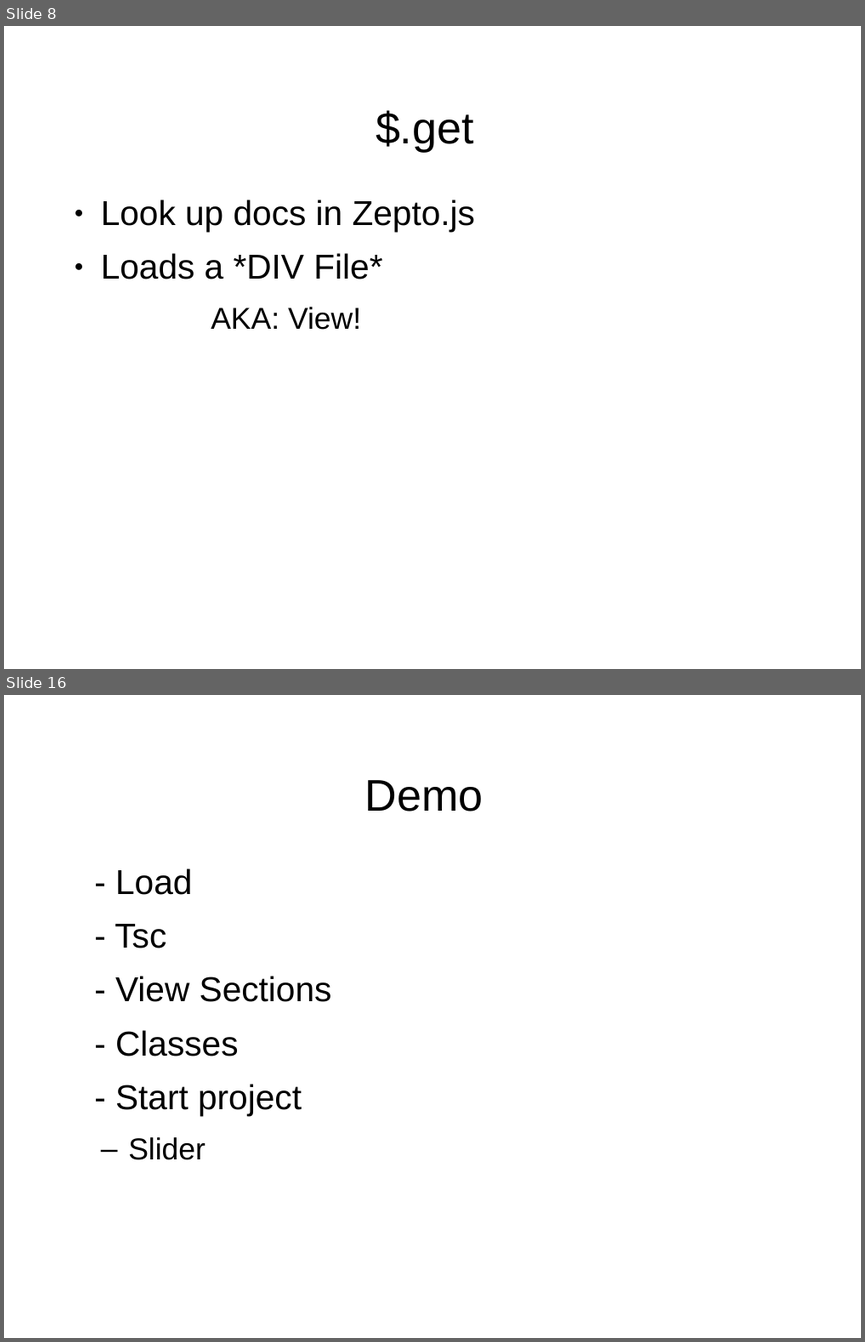
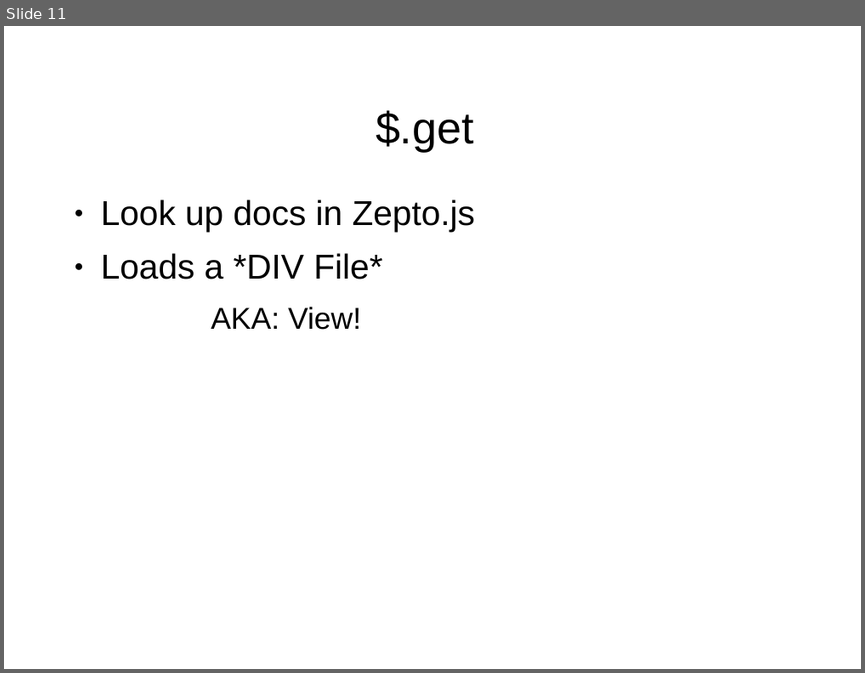
Before and after one commit to shawea/blueGrass, a slide deck: trainTheTrainer/short.odp. Shown one above the other, each under a label of ours: slides 8 and 16 before the commit, slide 11 after it; the slides between them are not shown. The pictures are 865x1342 and 865x673 pixels, drawn with LibreOffice and Linux fonts; fonts in the diff are those of the drawing; background and template pictures are left out. Boxes give left, top, right and bottom in pixels: in the first picture for what was removed or moved away, otherwise in the second. Text is boxed around its words. In the diff, an @@ line names an element or a change of style, - is before the commit and + after.

Commit message:
ready for short demo

```diff
--- a/trainTheTrainer/short.odp
+++ b/trainTheTrainer/short.odp
@@ slide 16 removed at [4,695,861,1338], background picture (left out) @@
@@ title removed at [365,780,483,811] @@
-Demo
@@ text removed at [114,868,332,1160] @@
-- Load
-- Tsc
-- View Sections
-- Classes
-- Start project
-  – Slider
@@ what was slide 8 is now slide 11 @@
```
Also in this commit, not shown: 13 slides added, 9 other slides removed, 2 other files.
